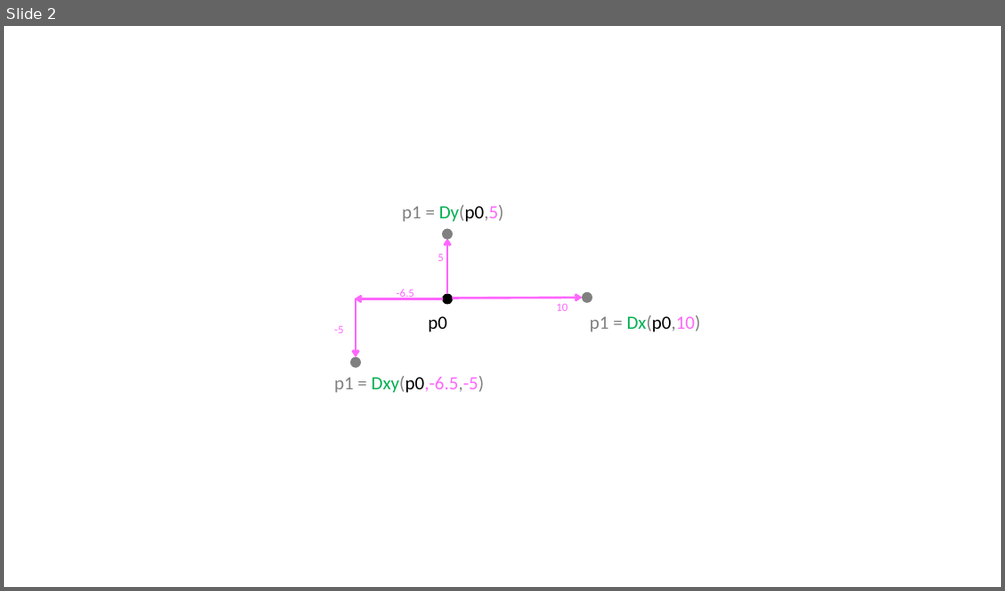
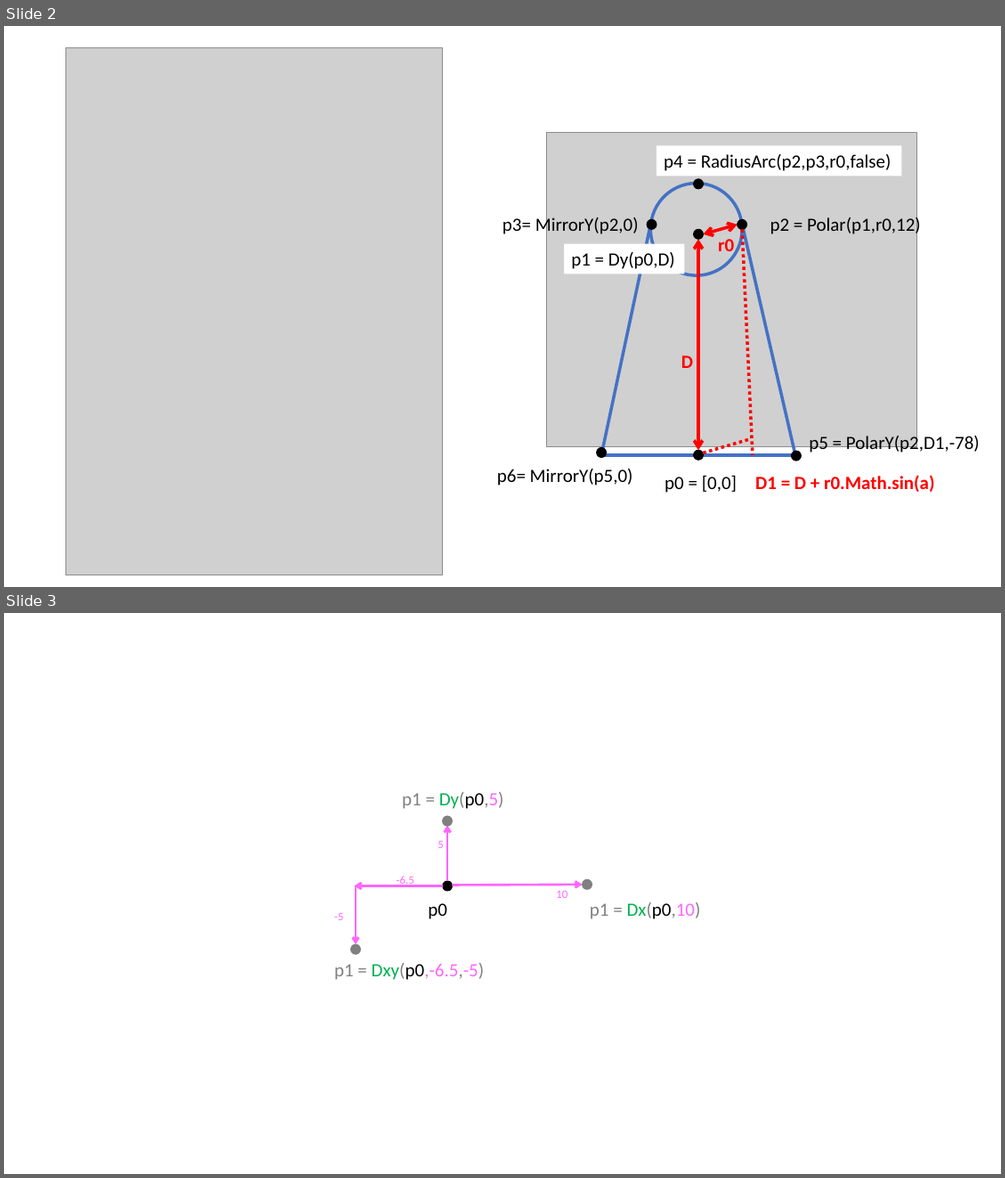
Before and after one commit to raydeleu/CascadeStudioManual, a slide deck: images/offset.pptx. Shown one above the other, each under a label of ours: slide 2 before the commit, slides 2 and 3 after it. The pictures are 1005x591 and 1005x1178 pixels, drawn with LibreOffice and Linux fonts; fonts in the diff are those of the drawing; grey boxes stand for pictures. Boxes give left, top, right and bottom in pixels: in the first picture for what was removed or moved away, otherwise in the second. Text is boxed around its words. In the diff, an @@ line names an element or a change of style, - is before the commit and + after.

```diff
--- a/images/offset.pptx
+++ b/images/offset.pptx
@@ slide 2 added at <box>4,26,1001,587</box>, background #FFFFFF @@
@@ picture added at <box>65,47,442,575</box> @@
@@ picture added at <box>547,133,916,447</box> @@
@@ rectangle added at <box>657,145,902,176</box>, fill #FFFFFF, 18 pt, text #000000 @@
+p4 = RadiusArc(p2,p3,r0,false)
@@ ellipse added at <box>651,183,742,275</box>, outline #4472C4 3 pt @@
@@ ellipse added at <box>694,179,704,189</box>, fill #000000, outline #000000 1 pt @@
@@ text added at <box>502,216,639,237</box>, 18 pt, text #000000 @@
+p3= MirrorY(p2,0)
@@ line added from (652, 219) to (601, 455), #4472C4 3 pt @@
@@ ellipse added at <box>647,220,657,230</box>, fill #000000, outline #000000 1 pt @@
@@ ellipse added at <box>694,230,704,239</box>, fill #000000, outline #000000 1 pt @@
@@ double arrow added from (699, 239) to (699, 450), #FF0000 3 pt @@
@@ double arrow added from (704, 234) to (737, 224), #FF0000 3 pt @@
@@ text added at <box>718,239,734,257</box>, 18 pt, text #FF0000, bold @@
+r0
@@ ellipse added at <box>737,220,747,230</box>, fill #000000, outline #000000 1 pt @@
@@ line added from (741, 219) to (795, 455), #4472C4 3 pt @@
@@ line added from (742, 230) to (752, 455), #FF0000 3 pt dashed @@
@@ text added at <box>770,215,921,236</box>, 18 pt, text #000000 @@
+p2 = Polar(p1,r0,12)
@@ rectangle added at <box>564,244,685,273</box>, fill #FFFFFF, 18 pt, text #000000 @@
+p1 = Dy(p0,D)
@@ text added at <box>681,355,693,368</box>, 18 pt, text #FF0000, bold @@
+D
@@ ellipse added at <box>597,448,607,458</box>, fill #000000, outline #000000 1 pt @@
@@ ellipse added at <box>694,450,704,459</box>, fill #000000, outline #000000 1 pt @@
@@ line added from (704, 453) to (750, 439), #FF0000 3 pt dashed @@
@@ ellipse added at <box>792,451,801,460</box>, fill #000000, outline #000000 1 pt @@
@@ text added at <box>809,434,979,455</box>, 18 pt, text #000000 @@
+p5 = PolarY(p2,D1,-78)
@@ text added at <box>497,468,633,485</box>, 18 pt, text #000000 @@
+p6= MirrorY(p5,0)
@@ line added from (601, 455) to (795, 455), #4472C4 3 pt @@
@@ text added at <box>664,475,736,492</box>, 18 pt, text #000000 @@
+p0 = [0,0]
@@ text added at <box>755,475,934,491</box>, 18 pt, text #FF0000, bold @@
+D1 = D + r0.Math.sin(a)
@@ what was slide 2 is now slide 3 @@
```
Also in this commit, not shown: 1 slide changed, 1 other file.
